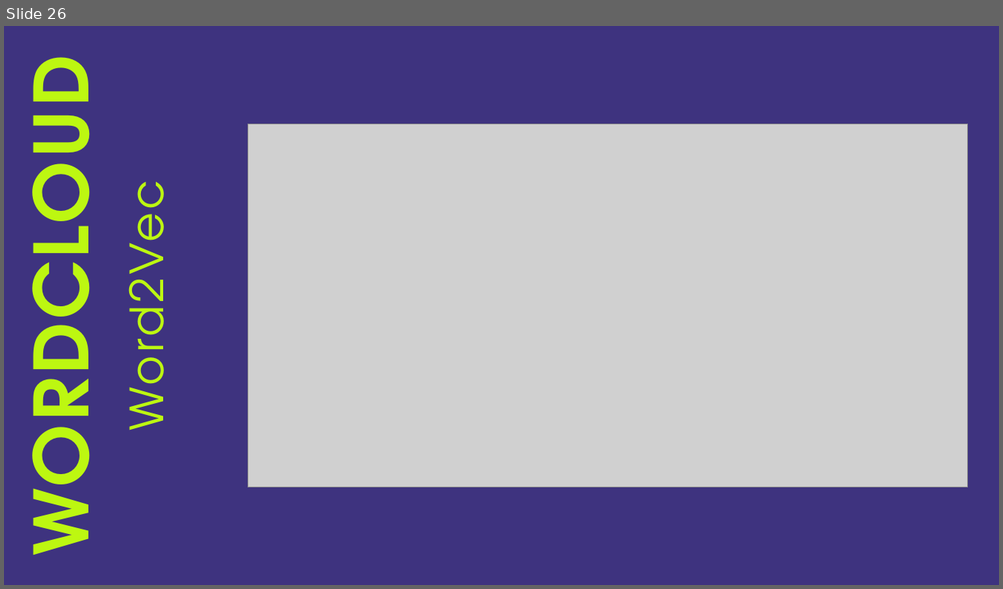
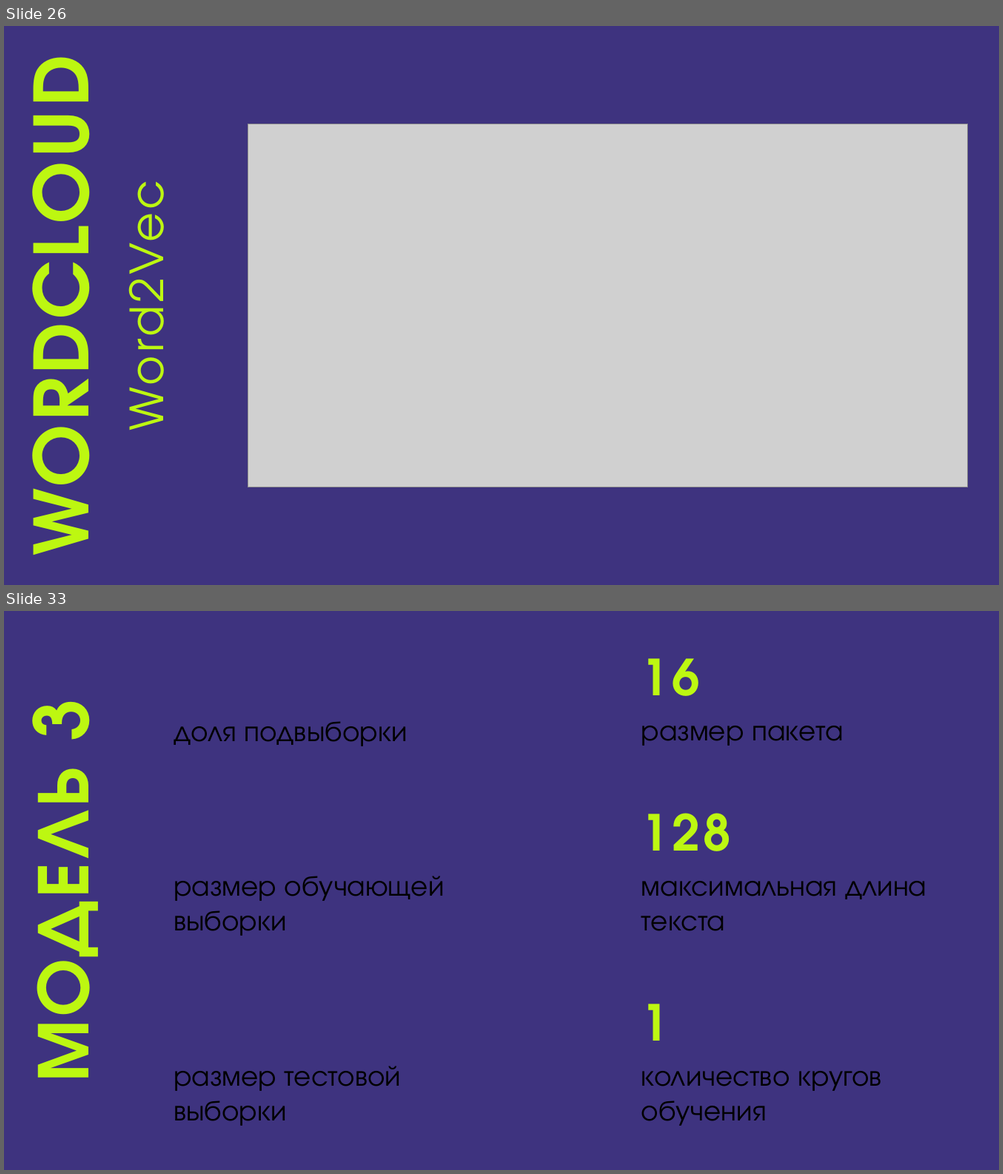
Before and after one commit to arinakatysheva/HW_1_2025-Katysheva_Arina, a slide deck: HW2.pptx. Shown one above the other, each under a label of ours: slide 26 before the commit, slides 26 and 33 after it; the slides between them are not shown. The pictures are 1003x589 and 1003x1174 pixels, drawn with LibreOffice and Linux fonts; fonts in the diff are those of the drawing; grey boxes stand for pictures. Boxes give left, top, right and bottom in pixels: in the first picture for what was removed or moved away, otherwise in the second. Text is boxed around its words. In the diff, an @@ line names an element or a change of style, - is before the commit and + after.

```diff
--- a/HW2.pptx
+++ b/HW2.pptx
@@ slide 33 added at <box>4,611,999,1170</box>, background gradient #3E337F @@
@@ text added at <box>641,658,700,696</box>, 48 pt, text #BDF711, bold @@
+16
@@ title added at <box>4,703,122,1073</box>, 72 pt, text #BDF711, bold @@
+МОДЕЛЬ 3
@@ text added at <box>173,721,407,746</box>, 28 pt, text #000000 @@
+доля подвыборки
@@ text added at <box>641,726,842,746</box>, 28 pt, text #000000 @@
+размер пакета
@@ text added at <box>641,813,731,851</box>, 48 pt, text #BDF711, bold @@
+128
@@ text added at <box>173,876,444,936</box>, 28 pt, text #000000 @@
+размер обучающей выборки
@@ text added at <box>641,881,926,931</box>, 28 pt, text #000000 @@
+максимальная длина текста
@@ text added at <box>641,1004,669,1041</box>, 48 pt, text #BDF711, bold @@
+1
@@ text added at <box>173,1066,401,1126</box>, 28 pt, text #000000 @@
+размер тестовой выборки
@@ text added at <box>641,1071,882,1126</box>, 28 pt, text #000000 @@
+количество кругов обучения
```
Also in this commit, not shown: 1 slide changed, 6 other slides added, 1 slide removed.
